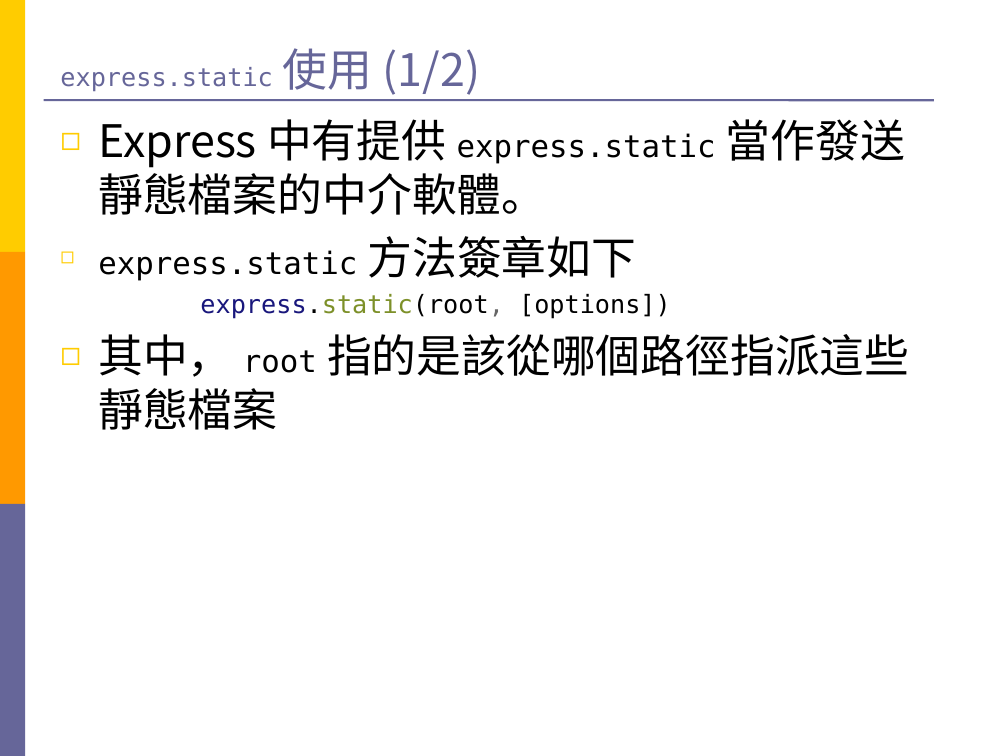
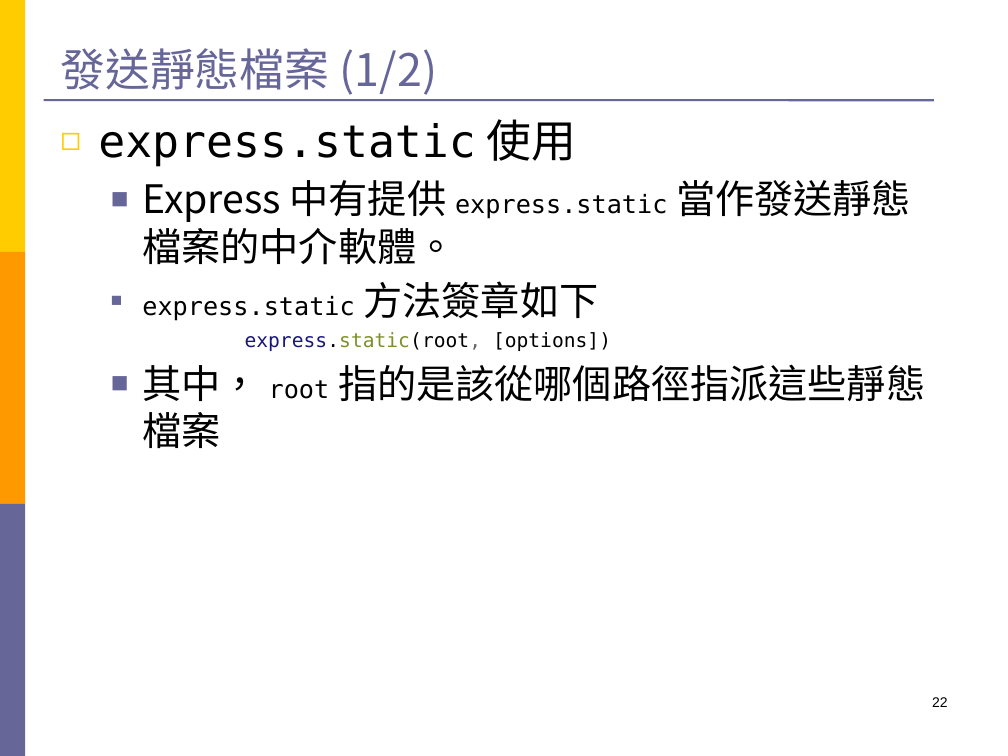
Before and after one commit to Still34/nodejs-security-course, a slide deck: slide 22 of export/nodejs-master-file.pptx (slide 28 before the commit). Drawn at 1008x756 pixels with LibreOffice and Linux fonts; fonts in the diff are those of the drawing. Boxes give left, top, right and bottom in pixels: in the first picture for what was removed or moved away, otherwise in the second. Text is boxed around its words. In the diff, an @@ line names an element or a change of style, - is before the commit and + after.

```diff
--- a/export/nodejs-master-file.pptx
+++ b/export/nodejs-master-file.pptx
@@ title at (60,48,438,95): text changed; size 18 to 32 pt; font DejaVu Sans Mono to Noto Sans CJK TC @@
-express.static 使用 (1/2)
+發送靜態檔案 (1/2)
@@ text at (98,119,576,167): paragraph added @@
+◻ express.static 使用
@@ text at (142,180,925,448): size 32 to 28 pt in "Express 中有提供 當作發送靜態檔案的中介軟體。", "方法簽章如下", "其中， 指的是該從哪個路徑指派這些靜態檔案"; size 22 to 18 pt in "express.static", "express.static", "root"; size 18 to 14 pt in "express.static(root, [options])"; bullet ◻ to ■; list level 1 to 2 in "Express 中有提供 express.static 當作發送靜態檔案的中介軟體。"; bullet colour #FFCC00 to #666699; list level 1 to 2 in "express.static 方法簽章如下"; list level 1 to 2 in "express.static(root, [options])"; list level 1 to 2 in "其中， root 指的是該從哪個路徑指派這些靜態檔案" @@
@@ page number added at (932,697,948,707), 10 pt, text #000000 @@
+22
```
Also in this commit, not shown: 57 other slides changed, 4 slides added, 15 slides removed.
